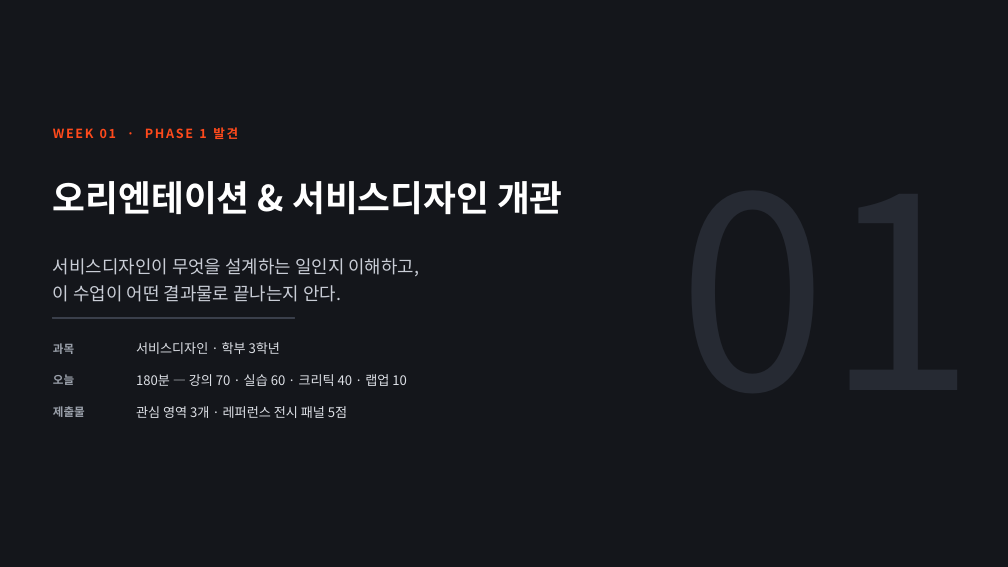
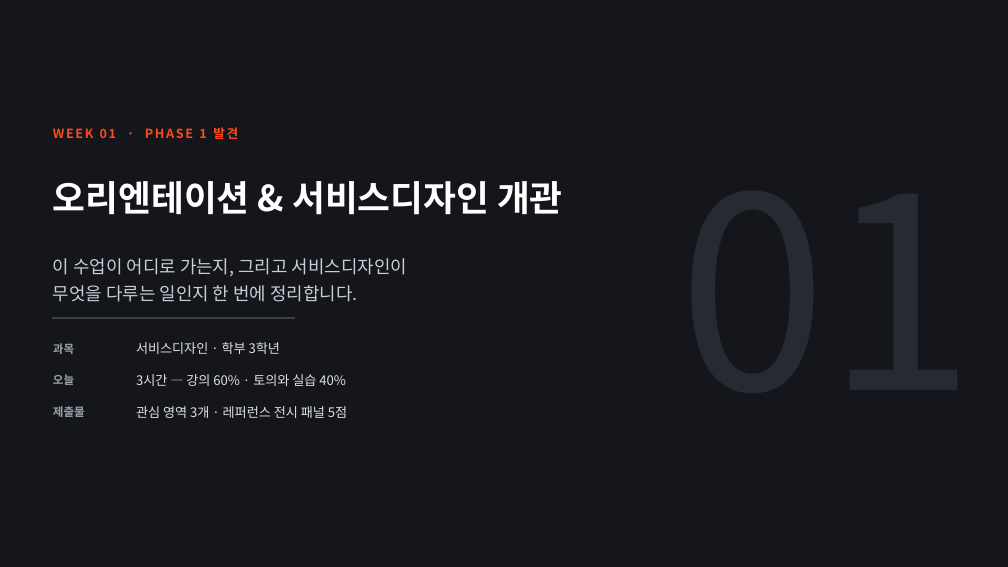
Before and after one commit to design-eng/MIN.D, a slide deck: slide 1 of dist/weeks/서비스디자인_01주차_오리엔테이션.pptx. Drawn at 1008x567 pixels with LibreOffice and Linux fonts; fonts in the diff are those of the drawing. Boxes give left, top, right and bottom in pixels: in the first picture for what was removed or moved away, otherwise in the second. Text is boxed around its words. In the diff, an @@ line names an element or a change of style, - is before the commit and + after.

```diff
--- a/dist/weeks/서비스디자인_01주차_오리엔테이션.pptx
+++ b/dist/weeks/서비스디자인_01주차_오리엔테이션.pptx
@@ text at box(53, 258, 407, 302): text changed @@
-서비스디자인이 무엇을 설계하는 일인지 이해하고,
-이 수업이 어떤 결과물로 끝나는지 안다.
+이 수업이 어디로 가는지, 그리고 서비스디자인이
+무엇을 다루는 일인지 한 번에 정리합니다.
@@ text at box(136, 374, 346, 386): text changed @@
-180분 — 강의 70 · 실습 60 · 크리틱 40 · 랩업 10
+3시간 — 강의 60% · 토의와 실습 40%
```
Also in this commit, not shown: 3 other slides changed, 14 slides added, 13 slides removed, 5 other files.
